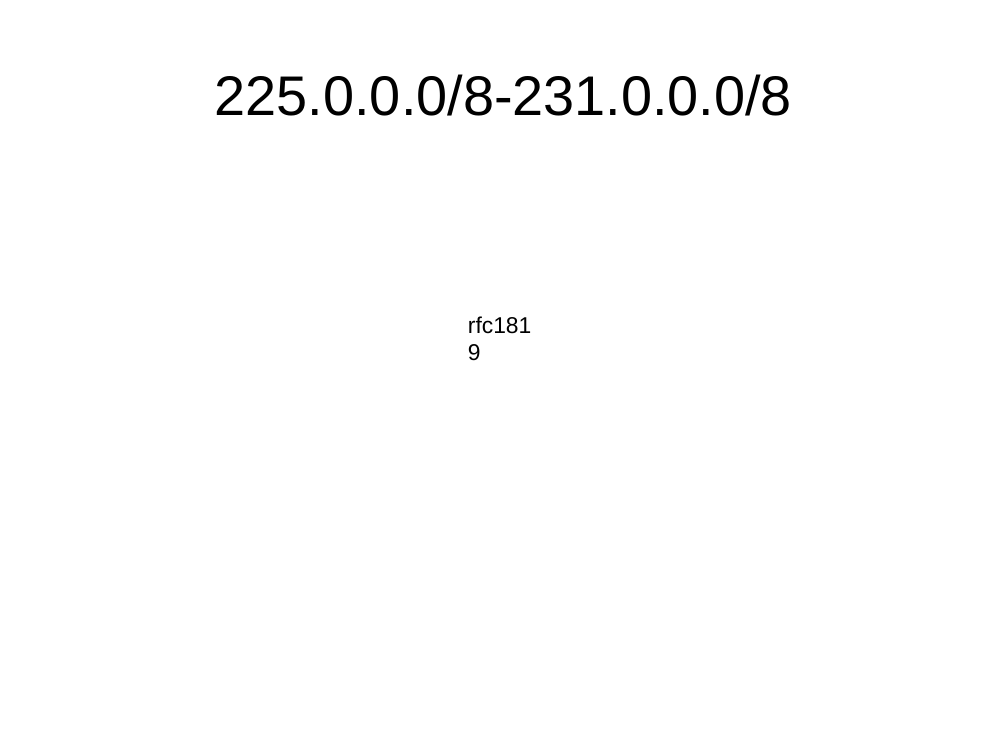
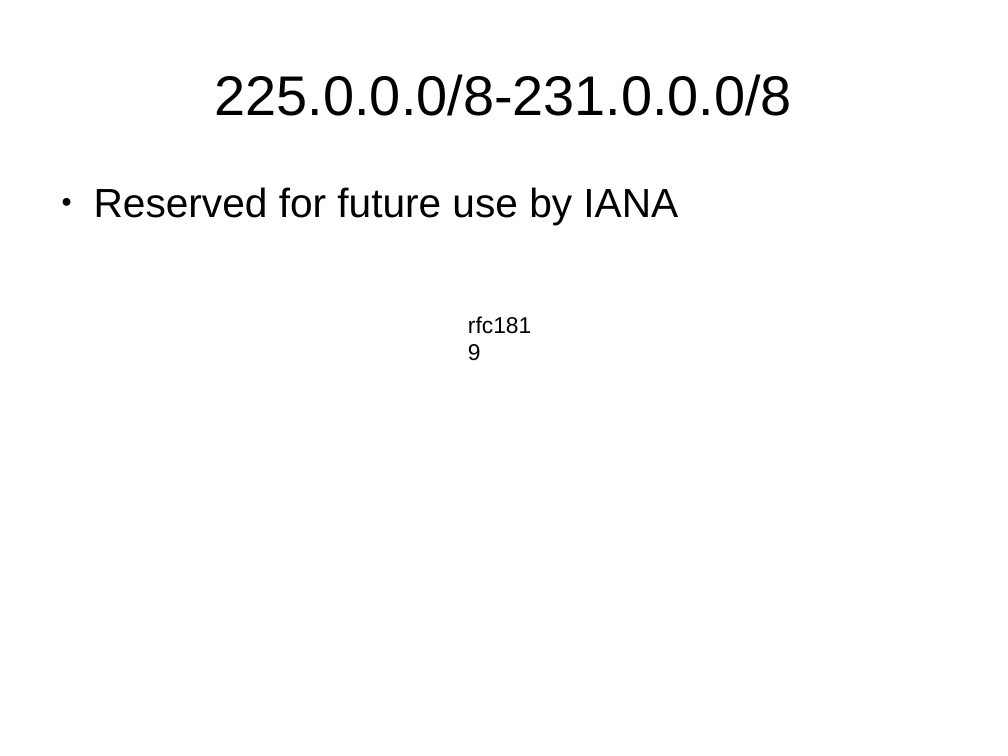
Before and after one commit to schoen/unicast-extensions, a slide deck: slide 13 of docs/preso.odp (slide 10 before the commit). Drawn at 1008x756 pixels with LibreOffice and Linux fonts; fonts in the diff are those of the drawing. Boxes give left, top, right and bottom in pixels: in the first picture for what was removed or moved away, otherwise in the second. Text is boxed around its words. In the diff, an @@ line names an element or a change of style, - is before the commit and + after.

```diff
--- a/docs/preso.odp
+++ b/docs/preso.odp
@@ text added at <box>94,187,678,225</box>, 32 pt, text #000000 @@
+● Reserved for future use by IANA
```
Also in this commit, not shown: 4 other slides changed, 8 slides added, 3 slides removed.
